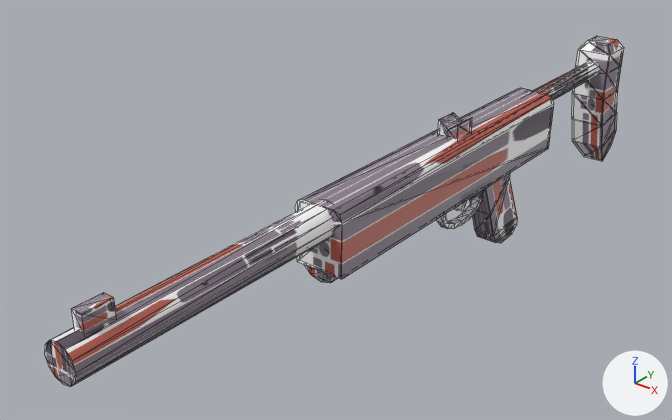
Renders of the glTF model models/Midas_Carbine.glb from each side of a commit.
Both versions are drawn from a 50 mm camera at (0.647, -1.143, 0.575) aimed at (-0.1, -0.209, -0.004). The lights are fixed; the arrows at lower right show +X, +Y and +Z. The picture after the commit comes second. Mesh edges are drawn as thin lines. Vertices at exactly the same position are counted once.

Script lines for the objects in view, before the commit:
```python
mat_midas_carbine = principled_material('Midas Carbine')
mat_midas_carbine.texture = img_midas_carbine
me_cylinder_004 = bpy.data.meshes.new('Cylinder.004')
me_cylinder_004.from_pydata(...)  # 384 vertices, 696 faces; spans x -0.037..0.037, y -0.743..0.485, z -0.135..0.123
me_cylinder_004.materials.append(mat_midas_carbine)  # picture img_midas_carbine
ob_midas_carbine = bpy.data.objects.new('Midas Carbine', me_cylinder_004)
ob_midas_carbine.location = (0.0, 0.0, 0.0)
```
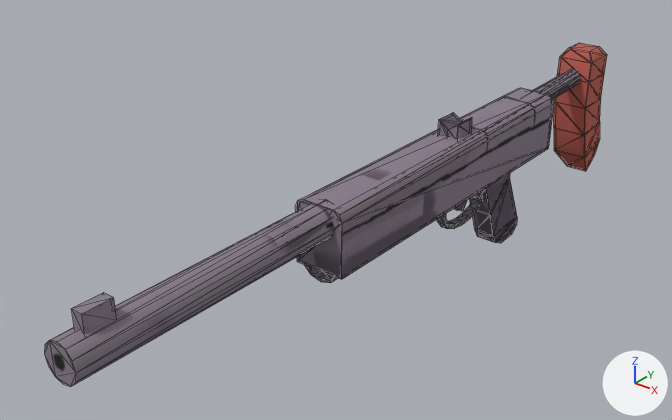
The newer file is also turned or shifted as a whole; pictures and numbers use the older file's frame.

Boxes (x1, y1, x2, y2) around the edits, measured in the pictures (672 x 420 px; the box of a moved part takes in the faces that stretch with it):
'Midas Carbine', surface changed, reshaped
    before: (44, 36, 624, 386)
    after: (44, 43, 607, 386)
part 1 of me_cylinder_004, moved or reshaped
    before: (572, 36, 624, 161)
    after: (554, 43, 607, 171)
part 2 of me_cylinder_004, moved or reshaped
    before: (533, 61, 600, 100)
    after: (533, 69, 581, 99)
part 3 of me_cylinder_004, surface changed
    before: (44, 36, 624, 386)
    after: (44, 43, 607, 386)

The change, as a list of edits to the scene's bpy script:
```text
Change mat_midas_carbine:
    mat_midas_carbine.roughness: 0.5 -> 1.0
Change me_cylinder_004:
    used by ob_midas_carbine; location = (0.0, 0.0, 0.0)
    remove me_cylinder_004.from_pydata(...)  # 384 vertices, 696 faces; spans x -0.037..0.037, y -0.743..0.485, z -0.135..0.123
    add me_cylinder_004.from_pydata(...)  # 384 vertices, 696 faces; spans x -0.037..0.037, y -0.743..0.417, z -0.135..0.125
    me_cylinder_004 part 1: the loose piece of 28 vertices spanning x -0.03..0.03, y 0.392..0.485, z -0.116..0.123 is moved by (-0.002, -0.069, 0.002)
    me_cylinder_004 part 2: all 24 vertices in x -0.015..0.015, y 0.404..0.407, z 0.062..0.092 are moved by (-0.004, -0.042, 0.001)
    me_cylinder_004 part 3: texture (UV) coordinates of 696 of 696 faces, centred in x -0.036..0.036, y -0.743..0.481, z -0.134..0.123, changed; they spanned u 0.0..1.0, v 0.0..1.0 and now span u 0.0..1.0, v 0.0..0.93
    other edits to the shape of me_cylinder_004 do not show in these pictures
```
